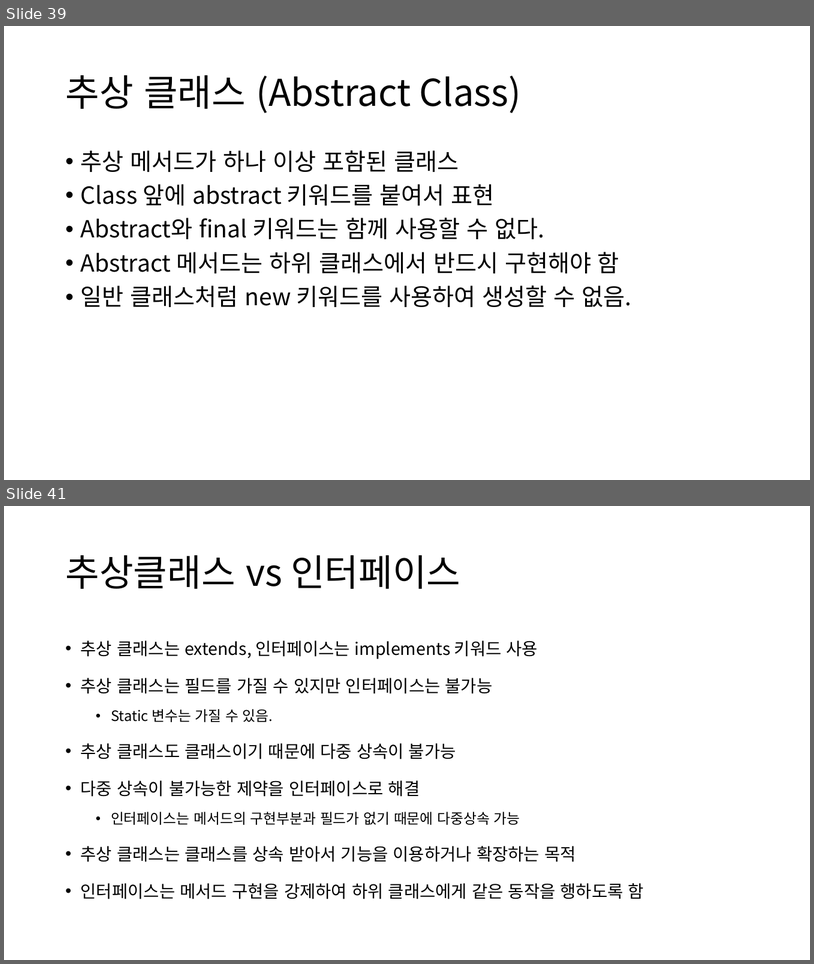
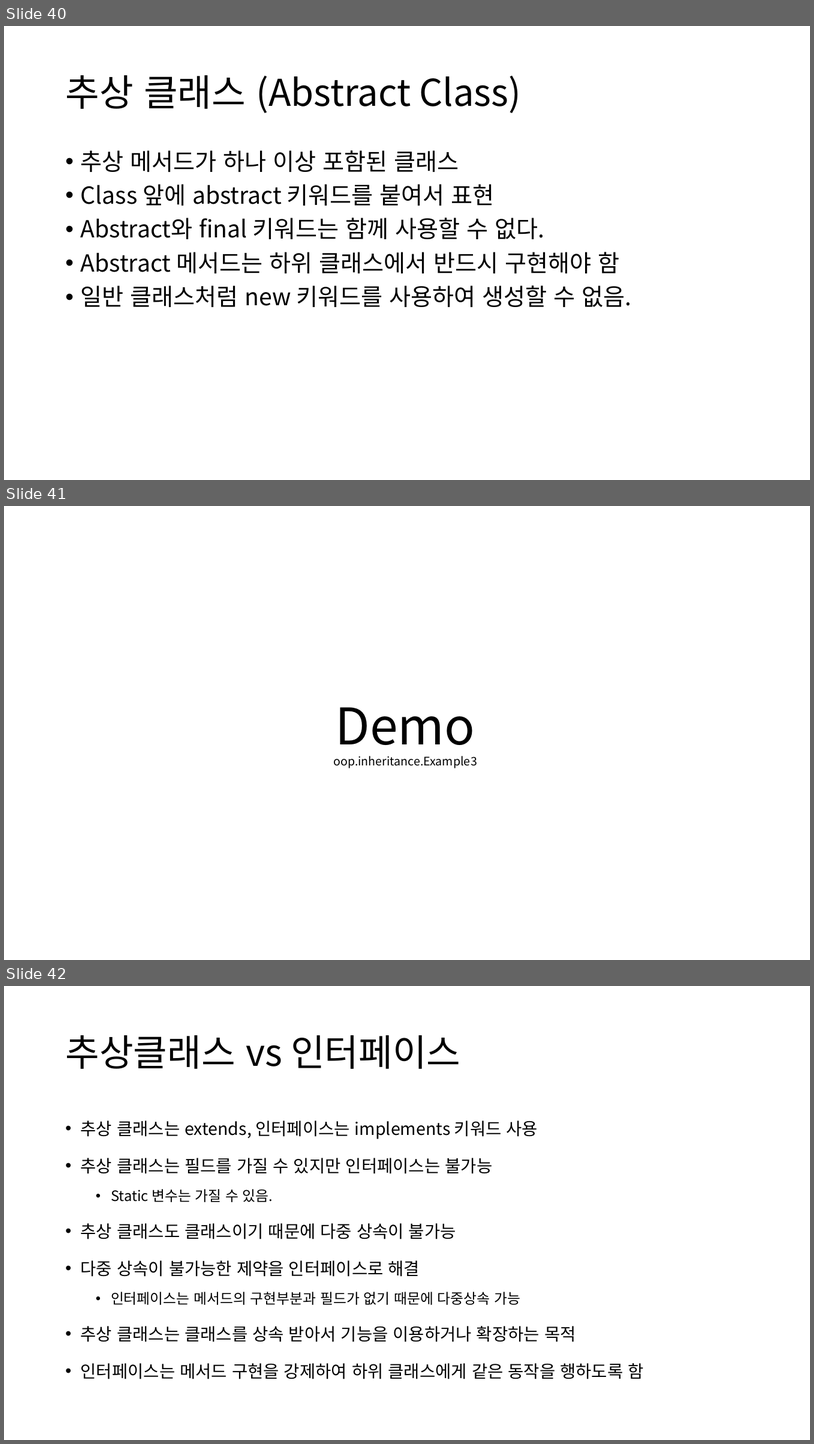
Before and after one commit to YonghoChoi/develop-note, a slide deck: ppt/객체지향 기본.pptx. Shown one above the other, each under a label of ours: slides 39 and 41 before the commit, slides 40, 41 and 42 after it; the slides between them are not shown. The pictures are 814x964 and 814x1444 pixels, drawn with LibreOffice and Linux fonts; fonts in the diff are those of the drawing. Boxes give left, top, right and bottom in pixels: in the first picture for what was removed or moved away, otherwise in the second. Text is boxed around its words. In the diff, an @@ line names an element or a change of style, - is before the commit and + after.

```diff
--- a/ppt/객체지향 기본.pptx
+++ b/ppt/객체지향 기본.pptx
@@ slide 41 added at (4, 506, 810, 960), background #FFFFFF @@
@@ title added at (333, 707, 477, 768), 14 pt, text #000000 @@
+Demo
+oop.inheritance.Example3
@@ what was slide 39 is now slide 40 @@
@@ what was slide 41 is now slide 42 @@
```
Also in this commit, not shown: 1 slide changed, 5 other slides added, 4 slides removed.
